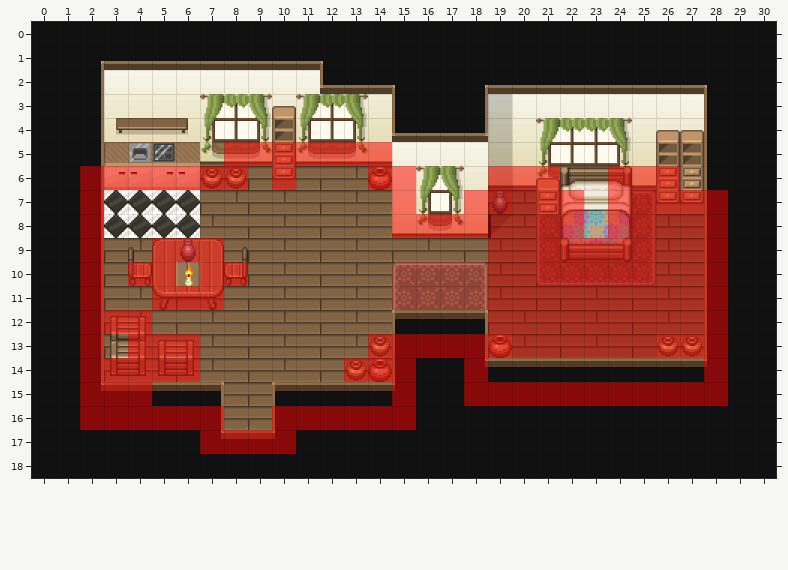
An edit to a level. Tiled map, interface/assets/map32.tmx. The first picture shows the starting point.
Cells are 32x32 px. Shown: x 0..30, y 0..18. The commit also replaced the tileset; all pictures use the new one.
The same view after the edit:
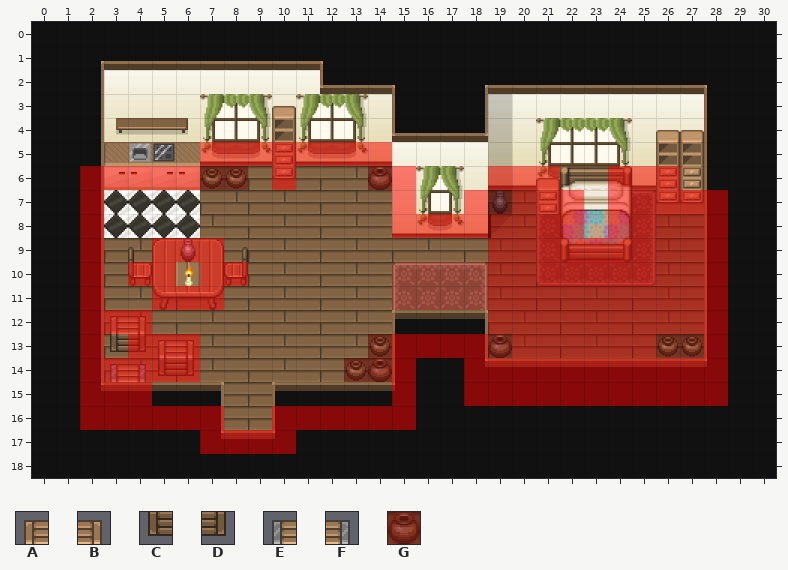
Key: from "interior_tiles": A 171, B 172, C 187, D 188, E 203, F 204, G 255 "obstacle".
_ is an empty cell, . an unchanged one.
Tiles of an added or newly shown layer are drawn over the layers below it.
See-through tiles are keyed as they look on the map.
Author's note on the commit: Update map to make carpet tiles easy to identify
What changed:
--- layer "deco0"
@@ x 3..4 @@
-14 __
+14 EF
--- layer "deco1"
@@ x 3..4 @@
-13 AB
-14 CD
+13 __
+14 __
--- layer "breakable" (added)
@@ x 7..19 @@
- 6 __....._.....
- 7 ............_
+ 6 GG.....G.....
+ 7 ............G
@@ x 13..27 @@
-13 ._...._......__
-14 __.............
+13 .G....G......GG
+14 GG.............
--- layer "walls"
@@ x 7..19 @@
- 5 _............
- 6 GG.....G.....
- 7 ............G
+ 5 G............
+ 6 __....._.....
+ 7 ............_
@@ x 13..27 @@
-13 .G....G......GG
-14 GG...._________
+13 ._...._......__
+14 __....GGGGGGGGG
